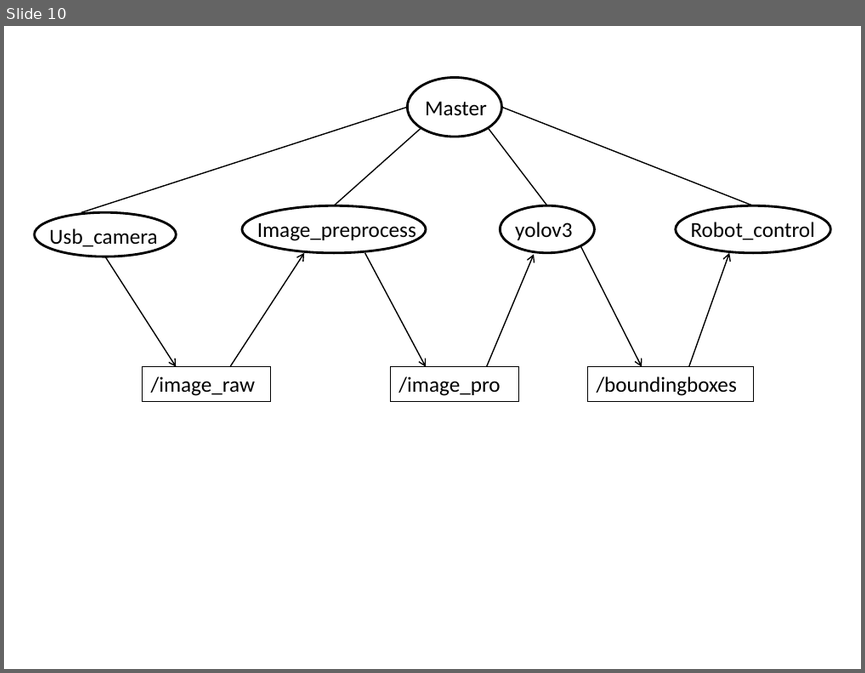
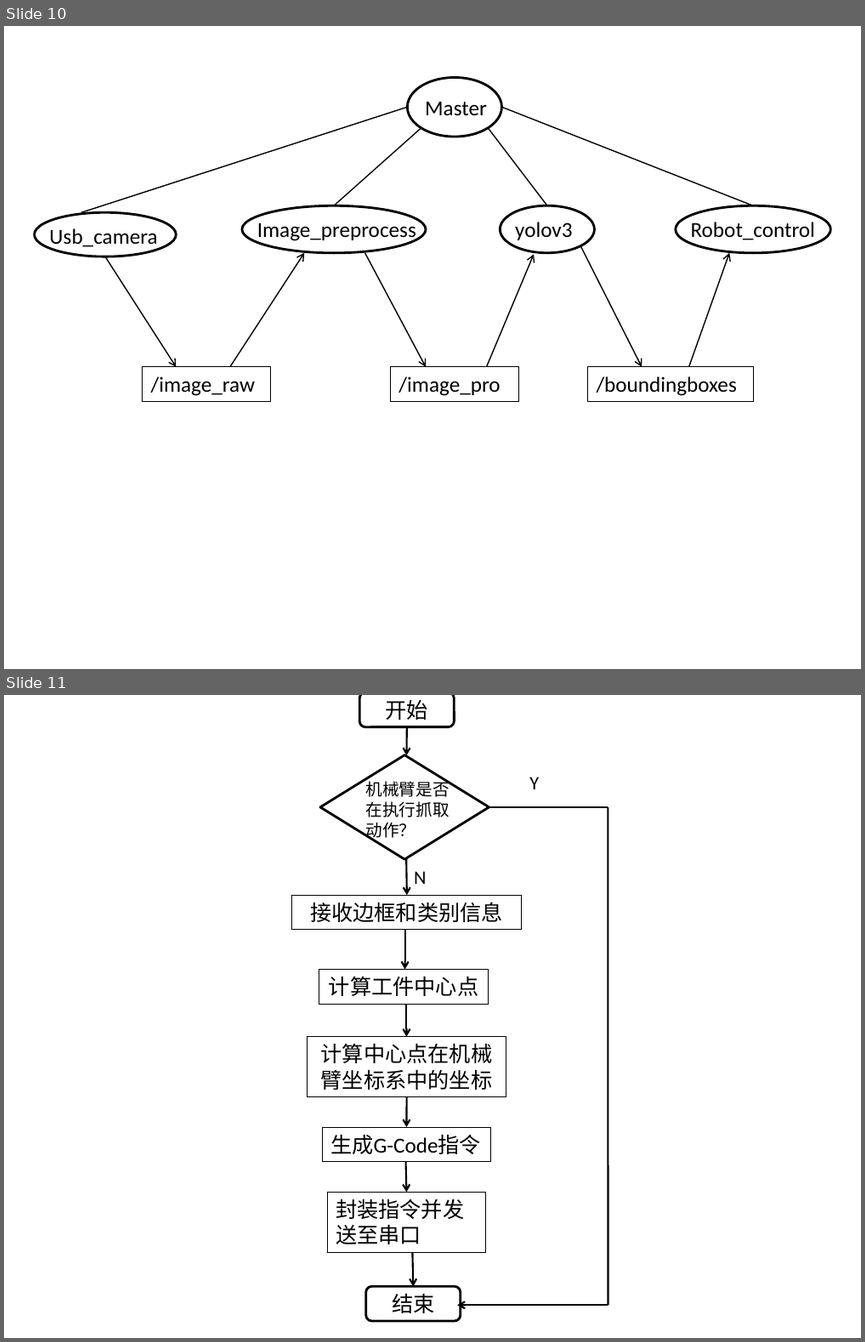
Before and after one commit to ZhuYuHe/biyelunwen, a slide deck: graph.pptx. Shown one above the other, each under a label of ours: slide 10 before the commit, slides 10 and 11 after it. The pictures are 865x673 and 865x1342 pixels, drawn with LibreOffice and Linux fonts; fonts in the diff are those of the drawing. Boxes give left, top, right and bottom in pixels: in the first picture for what was removed or moved away, otherwise in the second. Text is boxed around its words. In the diff, an @@ line names an element or a change of style, - is before the commit and + after.

```diff
--- a/graph.pptx
+++ b/graph.pptx
@@ slide 11 added at [4, 695, 861, 1338], background #FFFFFF @@
@@ rounded rectangle added at [359, 695, 454, 726], outline #000000 2 pt @@
@@ text added at [386, 700, 428, 720], 18 pt, text #000000 @@
+开始
@@ arrow added from (407, 726) to (407, 756), #000000 1.5 pt @@
@@ diamond added at [320, 755, 489, 860], outline #000000 2 pt @@
@@ text added at [366, 778, 449, 840], 14 pt, text #000000 @@
+机械臂是否在执行抓取动作？
@@ text added at [529, 777, 539, 789], 16 pt, text #000000 @@
+Y
@@ line added from (489, 807) to (608, 807), #000000 1.5 pt @@
@@ line added from (608, 807) to (608, 1305), #000000 1.5 pt @@
@@ arrow added from (406, 860) to (407, 895), #000000 1.5 pt @@
@@ text added at [414, 871, 426, 884], 16 pt, text #000000 @@
+N
@@ rectangle added at [292, 895, 522, 929], outline #000000 0.75 pt, 18 pt, text #000000 @@
+接收边框和类别信息
@@ arrow added from (405, 930) to (405, 970), #000000 1.5 pt @@
@@ rectangle added at [319, 970, 488, 1004], outline #000000 0.75 pt, 18 pt, text #000000 @@
+计算工件中心点
@@ arrow added from (407, 1004) to (407, 1036), #000000 1.5 pt @@
@@ rectangle added at [307, 1036, 506, 1097], outline #000000 0.75 pt, 18 pt, text #000000 @@
+计算中心点在机械臂坐标系中的坐标
@@ arrow added from (407, 1097) to (407, 1127), #000000 1.5 pt @@
@@ rectangle added at [322, 1127, 491, 1161], outline #000000 0.75 pt, 18 pt, text #000000 @@
+生成G-Code指令
@@ arrow added from (406, 1161) to (407, 1192), #000000 1.5 pt @@
@@ rectangle added at [327, 1192, 485, 1253], outline #000000 0.75 pt, 18 pt, text #000000 @@
+封装指令并发送至串口
@@ arrow added from (413, 1252) to (413, 1287), #000000 1.5 pt @@
@@ rounded rectangle added at [365, 1287, 460, 1321], outline #000000 2 pt @@
@@ text added at [392, 1293, 434, 1313], 18 pt, text #000000 @@
+结束
@@ arrow added from (608, 1305) to (457, 1305), #000000 1.5 pt @@
```
Also in this commit, not shown: 10 other files.
